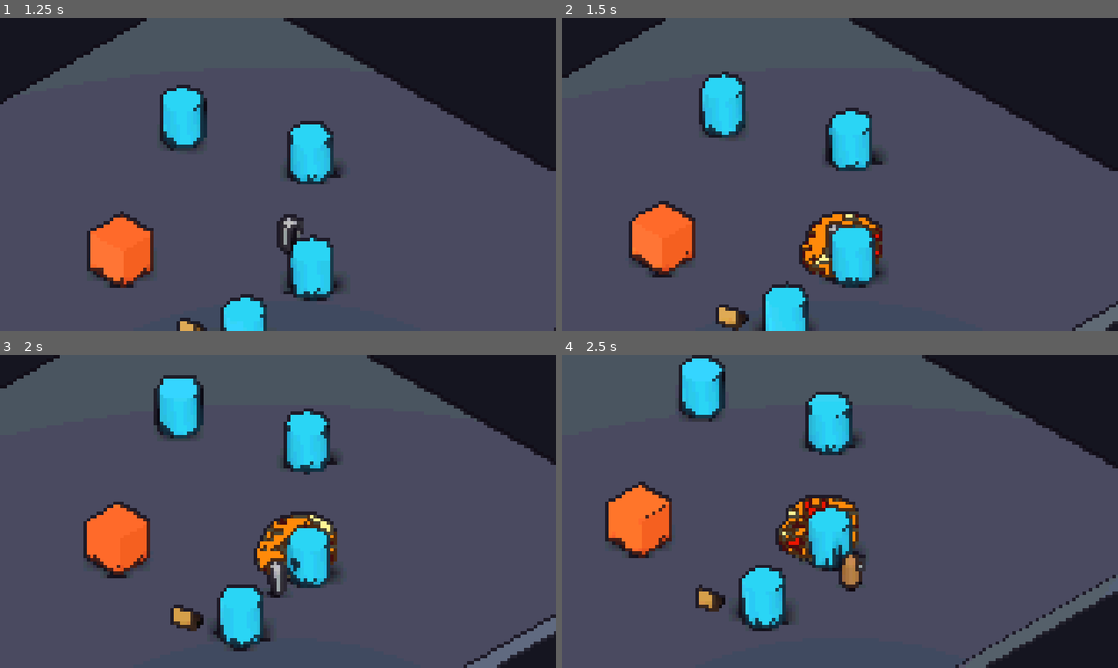
Above: before the commit, frames 1-4 (two rows, left to right).
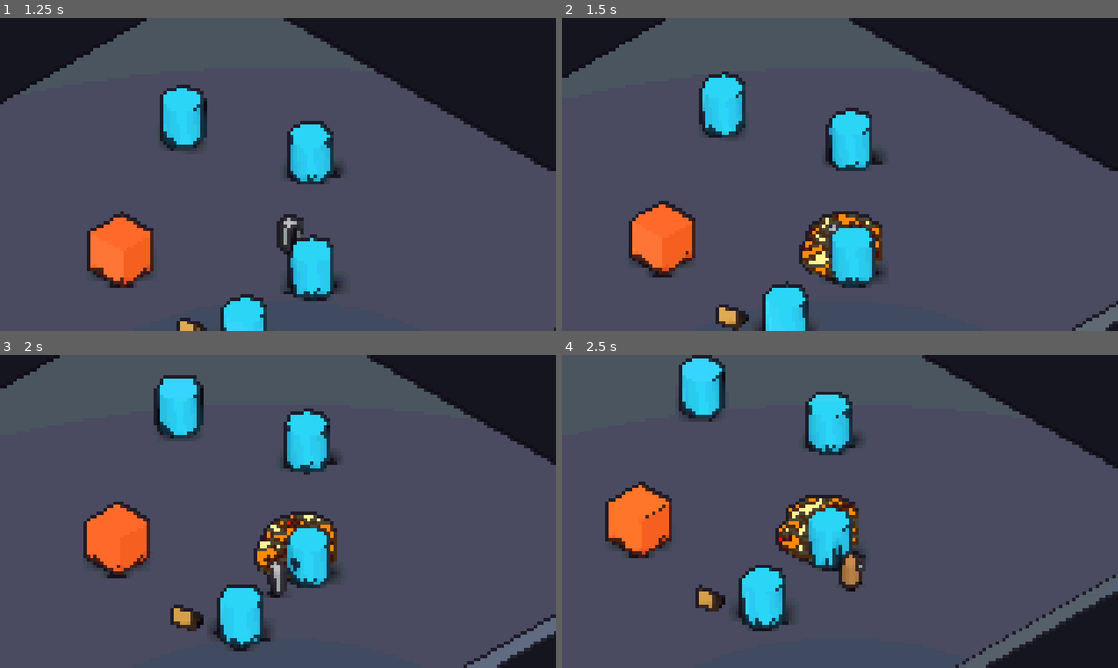
Above: after the commit, the same moments.

Repository: JulyMount/Elemental-Bureau
Game: Godot game, scene res://scenes/test_gym.tscn
Same seed, same stepped clock (60 frames per second), same inputs: the game is played once before the commit and once after it.
Inputs (mouse positions are in pixels of both pictures, inside the frame that each line leads up to):
- Up to frame 1 (1.25 s): tap Enter (ui_accept) at 0.5, 0.77 s; move the mouse to (400, 158) at 0.52 s; press the mouse at (400, 158) at 0.53 s; hold D (move_right) from 0.53 s (still down)
- Up to frame 2 (1.5 s): move the mouse to (728, 190) at 1.27 s; release D (move_right) at 1.28 s; release the mouse at (728, 190) at 1.28 s; hold S (move_down) from 1.28 s (still down); tap Space (dash) at 1.35 s
- Up to frame 3 (2 s): keep holding S (move_down); tap Enter (ui_accept) at 1.52 s
- Up to frame 4 (2.5 s): move the mouse to (895, 442) at 2.02 s; release S (move_down) at 2.03 s; hold D (move_right) from 2.03 s (still down); hold Tab (switch_element) from 2.03 s (still down)

Frame 1 is identical in both runs. In frame 2, 0.8% of the frame differs, in the area x 43-58%, y 62-83%; in frame 3, 0.6%; in frame 4, 0.9%, in the area x 39-54%, y 45-66%.

Commit message:
feat: adiciona StylizedHitVFX suavizado e projétil de fogo com cauda e faíscas

Diff:
--- a/scenes/vfx/fireball_projectile.gd
+++ b/scenes/vfx/fireball_projectile.gd
@@ -1,78 +1,121 @@
 class_name FireballProjectile
 extends Area3D
 
-@export var speed: float = 16.0
-@export var max_lifetime: float = 2.0
-@export var explosion_radius: float = 2.8
+@export var speed: float = 20.0
+@export var max_lifetime: float = 2.5
+@export var fire_material: ShaderMaterial
 
-var damage: float = 45.0
+var damage: float = 25.0
 var direction: Vector3 = Vector3.FORWARD
-var _has_exploded: bool = false
+
+var _noise := FastNoiseLite.new()
+var _time_acc: float = 0.0
+var _omni_light: OmniLight3D
 
 func _ready() -> void:
+	_noise.seed = randi()
+	_noise.frequency = 0.2
+
+	body_entered.connect(_on_body_entered)
 	area_entered.connect(_on_area_entered)
-	body_entered.connect(_on_body_entered)
 
-	# Auto-destruição após o tempo máximo de alcance
+	_setup_vfx_hierarchy()
+
 	await get_tree().create_timer(max_lifetime).timeout
-	if not _has_exploded:
-		_explode()
+	if is_instance_valid(self):
+		queue_free()
+
+func _setup_vfx_hierarchy() -> void:
+	var base_mat: ShaderMaterial = fire_material
+	if not base_mat and ResourceLoader.exists("res://shaders/fire_mat.tres"):
+		base_mat = load("res://shaders/fire_mat.tres") as ShaderMaterial
+
+	# 1. FireCore (Núcleo principal com shader de fogo)
+	var core_mesh := get_node_or_null("MeshInstance3D") as MeshInstance3D
+	if core_mesh and base_mat:
+		core_mesh.material_override = base_mat
+
+	# 2. FireTrail (Cone alongado atrás do projétil com fade na ponta)
+	var trail := MeshInstance3D.new()
+	trail.name = "FireTrail"
+	var cone := CylinderMesh.new()
+	cone.top_radius = 0.02
+	cone.bottom_radius = 0.34
+	cone.height = 1.45
+	cone.radial_segments = 12
+	trail.mesh = cone
+	trail.rotation_degrees.x = 90.0
+	trail.position = Vector3(0.0, 0.0, 0.72)
+	if base_mat:
+		var trail_mat := base_mat.duplicate() as ShaderMaterial
+		trail_mat.set_shader_parameter("use_tail_fade", true)
+		trail_mat.set_shader_parameter("scroll_speed", Vector2(0.0, -5.0))
+		trail.material_override = trail_mat
+	add_child(trail)
+
+	# 3. Embers (GPUParticles3D de faíscas deixadas no rastro)
+	var embers := GPUParticles3D.new()
+	embers.name = "Embers"
+	embers.amount = 18
+	embers.lifetime = 0.35
+	var p_mat := ParticleProcessMaterial.new()
+	p_mat.emission_shape = ParticleProcessMaterial.EMISSION_SHAPE_SPHERE
+	p_mat.emission_sphere_radius = 0.22
+	p_mat.direction = Vector3(0, 0.2, 1)
+	p_mat.spread = 25.0
+	p_mat.initial_velocity_min = 1.5
+	p_mat.initial_velocity_max = 3.5
+	p_mat.gravity = Vector3(0, 1.2, 0)
+	p_mat.scale_min = 0.06
+	p_mat.scale_max = 0.14
+	p_mat.color = Color(1.0, 0.75, 0.2)
+	embers.process_material = p_mat
+
+	var quad := QuadMesh.new()
+	quad.size = Vector2(0.14, 0.14)
+	var q_mat := StandardMaterial3D.new()
+	q_mat.shading_mode = BaseMaterial3D.SHADING_MODE_UNSHADED
+	q_mat.billboard_mode = BaseMaterial3D.BILLBOARD_PARTICLES
+	q_mat.albedo_color = Color(1.0, 0.65, 0.1)
+	quad.material = q_mat
+	embers.draw_pass_1 = quad
+	add_child(embers)
+
+	# 4. OmniLight3D pulsante acompanhando o projétil
+	_omni_light = OmniLight3D.new()
+	_omni_light.light_color = Color(1.0, 0.45, 0.1)
+	_omni_light.light_energy = 2.8
+	_omni_light.omni_range = 4.0
+	add_child(_omni_light)
+
+	# 5. VisibleOnScreenNotifier3D (Limpeza automática fora da câmera)
+	var notifier := VisibleOnScreenNotifier3D.new()
+	notifier.screen_exited.connect(queue_free)
+	add_child(notifier)
 
 func _physics_process(delta: float) -> void:
-	if not _has_exploded:
-		global_position += direction * speed * delta
+	global_position += direction * speed * delta
+	if direction.length_squared() > 0.001:
+		look_at(global_position + direction, Vector3.UP)
+
+	# Oscilação natural da luz via FastNoiseLite
+	if _omni_light:
+		_time_acc += delta * 14.0
+		var n: float = _noise.get_noise_1d(_time_acc)
+		_omni_light.light_energy = remap(n, -1.0, 1.0, 2.0, 4.2)
+
+func _on_body_entered(body: Node3D) -> void:
+	if body.is_in_group("player"):
+		return
+	_trigger_impact()
 
 func _on_area_entered(area: Area3D) -> void:
 	if area is HurtboxComponent:
-		_explode()
+		if area.get_parent().is_in_group("player"):
+			return
+		area.apply_hit(damage, direction * 6.0)
+		_trigger_impact()
 
-func _on_body_entered(body: Node3D) -> void:
-	if not body is Player:
-		_explode()
-
-func _explode() -> void:
-	if _has_exploded:
-		return
-	_has_exploded = true
-
-	var hit_any: bool = false
-	for enemy in get_tree().get_nodes_in_group("enemies"):
-		if enemy is Node3D:
-			var enemy_pos: Vector3 = enemy.global_position
-			var flat_dist: float = Vector2(enemy_pos.x, enemy_pos.z).distance_to(Vector2(global_position.x, global_position.z))
-			if flat_dist <= explosion_radius:
-				var hurtbox := enemy.get_node_or_null("HurtboxComponent") as HurtboxComponent
-				if hurtbox:
-					var push_dir: Vector3 = (enemy_pos - global_position).normalized() * 8.0
-					hurtbox.apply_hit(damage, push_dir)
-					hit_any = true
-
-	# Efeito visual de explosão (esfera unshaded bem visível no shader pixel art)
-	var blast := MeshInstance3D.new()
-	var sphere := SphereMesh.new()
-	sphere.radius = explosion_radius
-	sphere.height = explosion_radius * 2.0
-	blast.mesh = sphere
-
-	var mat := StandardMaterial3D.new()
-	mat.shading_mode = BaseMaterial3D.SHADING_MODE_UNSHADED
-	mat.albedo_color = Color(1.0, 0.45, 0.05, 0.85)
-	mat.transparency = BaseMaterial3D.TRANSPARENCY_ALPHA
-	blast.material_override = mat
-
-	get_tree().current_scene.add_child(blast)
-	blast.global_position = global_position
-
-	var tween := blast.create_tween()
-	blast.scale = Vector3.ONE * 0.25
-	tween.tween_property(blast, "scale", Vector3.ONE, 0.22).set_trans(Tween.TRANS_QUAD).set_ease(Tween.EASE_OUT)
-	tween.tween_property(mat, "albedo_color:a", 0.0, 0.12)
-	tween.tween_callback(blast.queue_free)
-
-	# Micro-hitstop quando acerta algum alvo
-	if hit_any:
-		Engine.time_scale = 0.08
-		await get_tree().create_timer(0.035, true, false, true).timeout
-		Engine.time_scale = 1.0
-
+func _trigger_impact() -> void:
+	StylizedHitVFX.spawn(get_tree(), global_position, Color(1.0, 0.48, 0.08), 1.0)
 	queue_free()
--- a/scripts/utils/procedural_mesh_factory.gd
+++ b/scripts/utils/procedural_mesh_factory.gd
@@ -46,6 +46,27 @@
 		var rock_h: float = height * rng.randf_range(0.10, 0.24)
 		var rock_tilt := Vector2(rng.randf_range(-0.2, 0.2), rng.randf_range(-0.2, 0.2))
 		_add_rock_block(st, base_pos, rock_r, rock_r * 0.65, rock_h, rng.randi_range(5, 6), rng.randf() * TAU, rock_tilt, rng)
+
+	st.generate_normals()
+	return st.commit()
+
+## Gera uma malha em forma de estrela estilizada 3D para flashes de impacto (HitStar)
+static func create_hit_star(outer_radius: float = 1.1, inner_radius: float = 0.22, points: int = 4) -> ArrayMesh:
+	var st := SurfaceTool.new()
+	st.begin(Mesh.PRIMITIVE_TRIANGLES)
+
+	var center := Vector3.ZERO
+	var total: int = points * 2
+	for i in range(total):
+		var next: int = (i + 1) % total
+		var a0: float = (TAU / float(total)) * i
+		var a1: float = (TAU / float(total)) * next
+		var r0: float = outer_radius if i % 2 == 0 else inner_radius
+		var r1: float = outer_radius if next % 2 == 0 else inner_radius
+
+		var p0 := Vector3(cos(a0) * r0, sin(a0) * r0, 0.0)
+		var p1 := Vector3(cos(a1) * r1, sin(a1) * r1, 0.0)
+		_add_tri(st, center, p0, p1, Vector2(0.5, 0.5), Vector2(1.0, 0.5), Vector2(1.0, 1.0))
 
 	st.generate_normals()
 	return st.commit()
--- /dev/null
+++ b/scripts/vfx/stylized_hit_vfx.gd
@@ -0,0 +1,90 @@
+class_name StylizedHitVFX
+extends Node3D
+
+static func spawn(tree: SceneTree, pos: Vector3, hit_color: Color = Color(1.0, 0.65, 0.15), scale_mult: float = 1.0) -> void:
+	if not tree or not tree.current_scene:
+		return
+
+	var root := Node3D.new()
+	tree.current_scene.add_child(root)
+	root.global_position = pos
+	root.scale = Vector3.ONE * scale_mult
+
+	# 1. HitStar (Estrela estilizada com fade suave de opacidade e escala)
+	var star := MeshInstance3D.new()
+	star.mesh = ProceduralMeshFactory.create_hit_star(1.15, 0.20, 4)
+	var star_mat := StandardMaterial3D.new()
+	star_mat.shading_mode = BaseMaterial3D.SHADING_MODE_UNSHADED
+	star_mat.billboard_mode = BaseMaterial3D.BILLBOARD_ENABLED
+	star_mat.cull_mode = BaseMaterial3D.CULL_DISABLED
+	star_mat.transparency = BaseMaterial3D.TRANSPARENCY_ALPHA
+	star_mat.albedo_color = hit_color.lightened(0.45)
+	star.material_override = star_mat
+	root.add_child(star)
+	star.rotation.z = randf() * TAU
+
+	# 2. ShockwaveRing (Coroa de impacto que expande e desaparece suavemente)
+	var ring := MeshInstance3D.new()
+	ring.mesh = ProceduralMeshFactory.create_shockwave_crown(0.25, 0.90, 0.25, 10)
+	var ring_mat := StandardMaterial3D.new()
+	ring_mat.shading_mode = BaseMaterial3D.SHADING_MODE_UNSHADED
+	ring_mat.cull_mode = BaseMaterial3D.CULL_DISABLED
+	ring_mat.transparency = BaseMaterial3D.TRANSPARENCY_ALPHA
+	ring_mat.albedo_color = hit_color
+	ring.material_override = ring_mat
+	root.add_child(ring)
+
+	# 3. SparkDots (Faíscas que continuam caindo após o flash)
+	var sparks := GPUParticles3D.new()
+	sparks.emitting = true
+	sparks.one_shot = true
+	sparks.explosiveness = 0.92
+	sparks.amount = 14
+	sparks.lifetime = 0.45
+
+	var p_mat := ParticleProcessMaterial.new()
+	p_mat.direction = Vector3(0, 1, 0)
+	p_mat.spread = 180.0
+	p_mat.initial_velocity_min = 3.5
+	p_mat.initial_velocity_max = 7.5
+	p_mat.gravity = Vector3(0, -11.0, 0)
+	p_mat.scale_min = 0.08
+	p_mat.scale_max = 0.16
+	p_mat.color = hit_color.lightened(0.35)
+	sparks.process_material = p_mat
+
+	var quad := QuadMesh.new()
+	quad.size = Vector2(0.18, 0.18)
+	var q_mat := StandardMaterial3D.new()
+	q_mat.shading_mode = BaseMaterial3D.SHADING_MODE_UNSHADED
+	q_mat.billboard_mode = BaseMaterial3D.BILLBOARD_PARTICLES
+	q_mat.albedo_color = hit_color.lightened(0.4)
+	quad.material = q_mat
+	sparks.draw_pass_1 = quad
+	root.add_child(sparks)
+
+	# 4. OmniLight3D com atenuação gradual
+	var flash_light := OmniLight3D.new()
+	flash_light.light_color = hit_color
+	flash_light.light_energy = 4.5
+	flash_light.omni_range = 4.5
+	root.add_child(flash_light)
+
+	# Animação de impacto rápido + dissipação suave (Ease Out Cubic)
+	var tween := root.create_tween().set_parallel(true)
+
+	star.scale = Vector3.ONE * 0.25
+	tween.tween_property(star, "scale", Vector3.ONE * 1.30, 0.14).set_trans(Tween.TRANS_BACK).set_ease(Tween.EASE_OUT)
+	tween.tween_property(star, "rotation:z", star.rotation.z + 0.65, 0.40).set_ease(Tween.EASE_OUT)
+	tween.tween_property(star_mat, "albedo_color:a", 0.0, 0.34).set_delay(0.08).set_trans(Tween.TRANS_CUBIC).set_ease(Tween.EASE_OUT)
+	tween.tween_property(star, "scale", Vector3.ONE * 0.4, 0.30).set_delay(0.12).set_trans(Tween.TRANS_CUBIC).set_ease(Tween.EASE_OUT)
+
+	ring.scale = Vector3(0.2, 1.0, 0.2)
+	tween.tween_property(ring, "scale", Vector3(1.6, 0.05, 1.6), 0.36).set_trans(Tween.TRANS_CUBIC).set_ease(Tween.EASE_OUT)
+	tween.tween_property(ring_mat, "albedo_color:a", 0.0, 0.36).set_trans(Tween.TRANS_CUBIC).set_ease(Tween.EASE_OUT)
+
+	tween.tween_property(flash_light, "light_energy", 0.0, 0.35).set_trans(Tween.TRANS_QUAD).set_ease(Tween.EASE_OUT)
+
+	await tree.create_timer(0.50).timeout
+	if is_instance_valid(root):
+		root.queue_free()
--- a/shaders/stylized_fire.gdshader
+++ b/shaders/stylized_fire.gdshader
@@ -1,14 +1,16 @@
 shader_type spatial;
-render_mode unshaded, cull_disabled;
+render_mode blend_mix, depth_draw_opaque, cull_disabled, unshaded;
 
-uniform vec4 core_color : source_color = vec4(1.0, 0.95, 0.45, 1.0);
+uniform vec4 core_color : source_color = vec4(1.0, 0.96, 0.55, 1.0);
 uniform vec4 mid_color : source_color = vec4(1.0, 0.42, 0.05, 1.0);
 uniform vec4 edge_color : source_color = vec4(0.82, 0.10, 0.02, 1.0);
-uniform float speed : hint_range(0.5, 8.0) = 3.2;
+uniform vec2 scroll_speed = vec2(0.0, -3.2);
 uniform float noise_scale : hint_range(1.0, 15.0) = 5.5;
-uniform float wobble_strength : hint_range(0.0, 0.3) = 0.08;
+uniform float distortion_power : hint_range(0.0, 0.5) = 0.16;
+uniform float emission_energy : hint_range(1.0, 20.0) = 4.5;
+uniform float wobble_strength : hint_range(0.0, 0.3) = 0.06;
+uniform bool use_tail_fade = false;
 
-// Ruído procedural leve (não exige textura externa)
 float hash(vec2 p) {
 	return fract(sin(dot(p, vec2(127.1, 311.7))) * 43758.5453123);
 }
@@ -36,29 +38,34 @@
 }
 
 void vertex() {
-	// Ondulação sutil na malha para dar vida à chama
-	float n = noise(VERTEX.xz * 3.0 + vec2(0.0, TIME * speed));
+	float n = noise(VERTEX.xz * 3.0 + vec2(0.0, TIME * abs(scroll_speed.y)));
 	VERTEX += NORMAL * (n - 0.5) * wobble_strength;
 }
 
 void fragment() {
-	vec2 uv = UV * noise_scale;
-	uv.y -= TIME * speed;
+	// 1. Rolagem contínua e distorção UV
+	vec2 scrolled_uv = UV * noise_scale + TIME * scroll_speed;
+	float noise_val = fbm(scrolled_uv);
+	vec2 distorted_uv = scrolled_uv + vec2(noise_val * distortion_power, 0.0);
+	float fire_noise = fbm(distorted_uv + scrolled_uv * 0.5);
 
-	float n = fbm(uv + vec2(fbm(uv * 1.4 - TIME * 1.2)));
+	// 2. Máscara opcional de cauda (afunila base e ponta no eixo Y)
+	float tail_mask = use_tail_fade ? sin(UV.y * 3.14159265) : 1.0;
+	float final_mask = fire_noise * tail_mask;
 
-	// Faixas de cor nítidas estilo Pixel Art
+	// 3. Mapeamento em 3 faixas nítidas (Núcleo -> Meio -> Borda)
 	vec3 col = edge_color.rgb;
-	if (n > 0.62) {
+	if (final_mask > 0.56) {
 		col = core_color.rgb;
-	} else if (n > 0.38) {
+	} else if (final_mask > 0.34) {
 		col = mid_color.rgb;
 	}
 
-	// Recorte duro nas bordas para evitar aspecto borrado no filtro pixelado
-	if (n < 0.22) {
+	// Recorte duro para manter estética 3D-to-Pixel Art
+	if (final_mask < 0.20) {
 		discard;
 	}
 
 	ALBEDO = col;
+	EMISSION = col * emission_energy * final_mask;
 }
Not shown, added: scripts/vfx/stylized_hit_vfx.gd.uid
